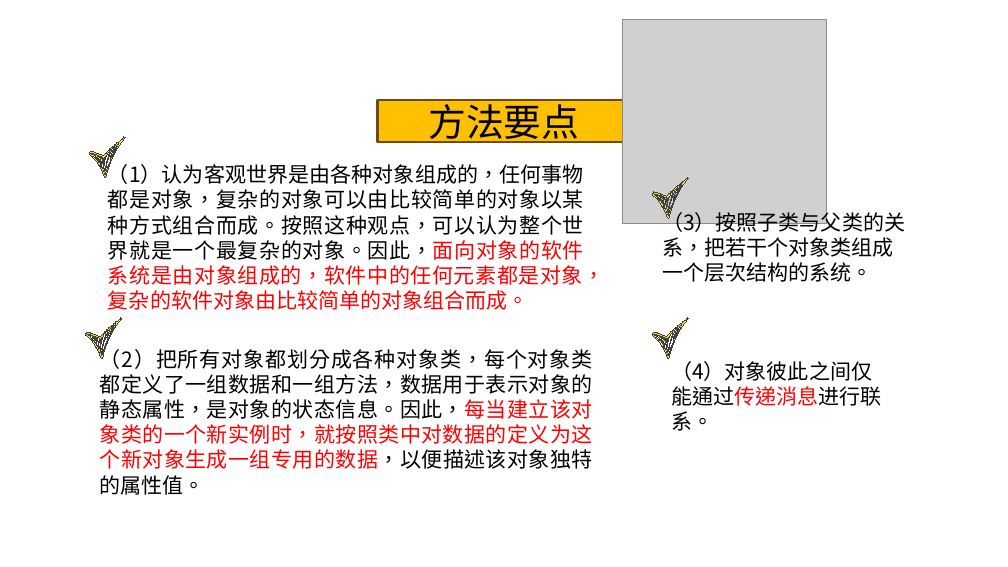
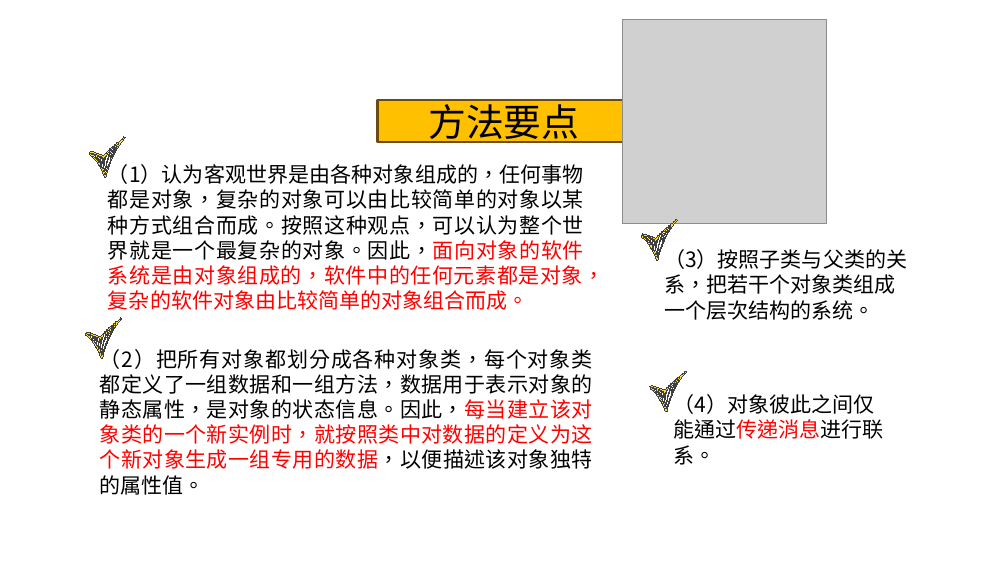
Before and after one commit to on6nx/requirement, a slide deck: slide 6 of uml2/G07翻转课堂2(3.20).pptx. Drawn at 1008x567 pixels with LibreOffice and Linux fonts; fonts in the diff are those of the drawing; grey boxes stand for pictures; background and template pictures are left out. Boxes give left, top, right and bottom in pixels: in the first picture for what was removed or moved away, otherwise in the second. Text is boxed around its words. In the diff, an @@ line names an element or a change of style, - is before the commit and + after.

```diff
--- a/uml2/G07翻转课堂2(3.20).pptx
+++ b/uml2/G07翻转课堂2(3.20).pptx
@@ freeform shape: place and size @@
-freeform shape at <box>653,178,689,219</box>
+freeform shape at <box>641,219,678,260</box>
@@ text "（3）按照子类与父类的关系，把若干个对象类组成一个层次结构的系统。": place and size @@
-text "（3）按照子类与父类的关系，把若干个对象类组成一个层次结构的系统。" at <box>662,209,905,282</box>
+text "（3）按照子类与父类的关系，把若干个对象类组成一个层次结构的系统。" at <box>664,249,907,320</box>
@@ freeform shape: place and size @@
-freeform shape at <box>653,318,689,358</box>
+freeform shape at <box>650,371,687,412</box>
@@ text "（4）对象彼此之间仅能通过传递消息进行联系。" rewrapped from <box>671,361,881,431</box> to <box>673,391,883,465</box> @@
```
Also in this commit, not shown: 9 other slides changed, 2 slides added, 2 slides removed.
